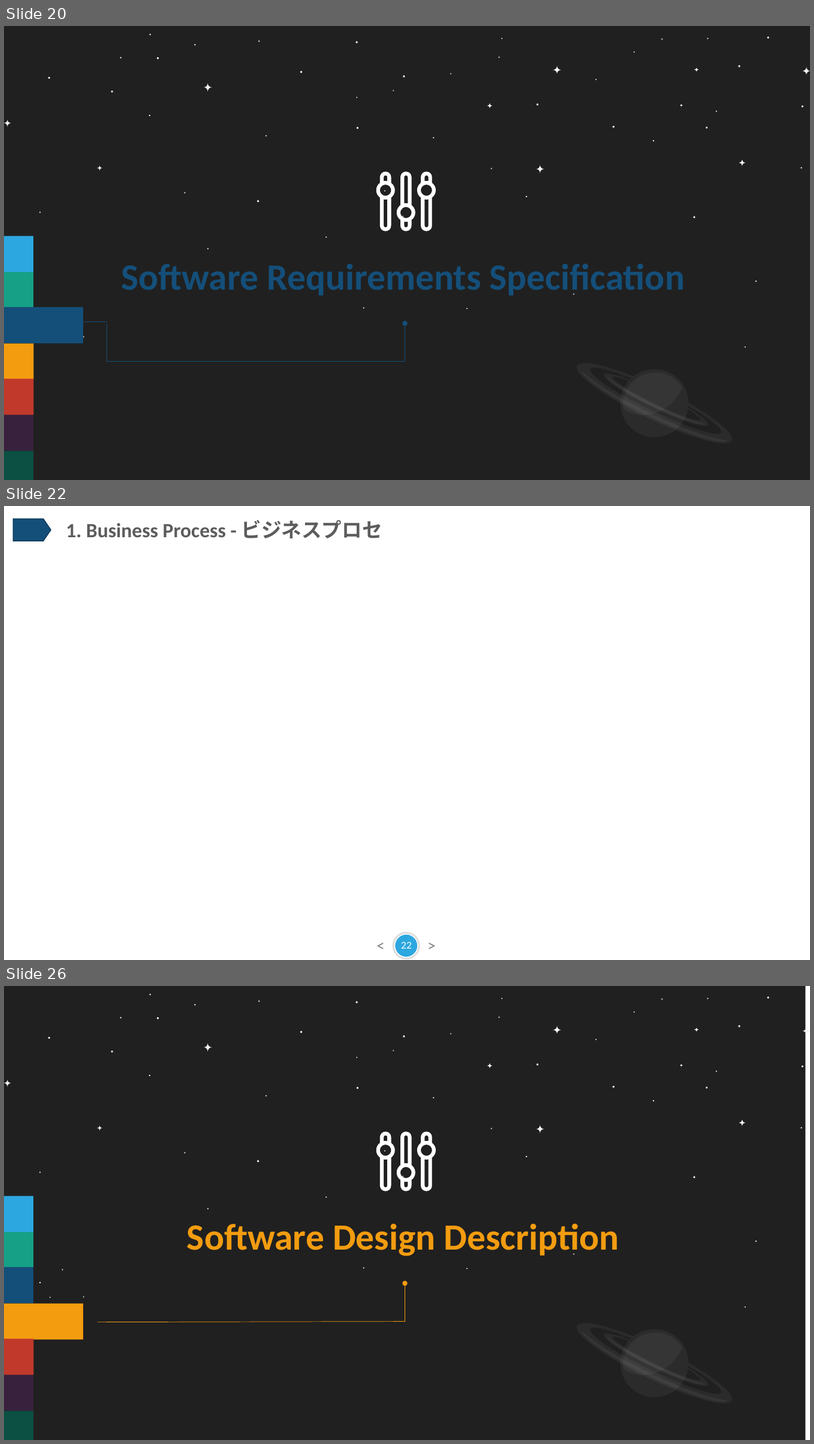
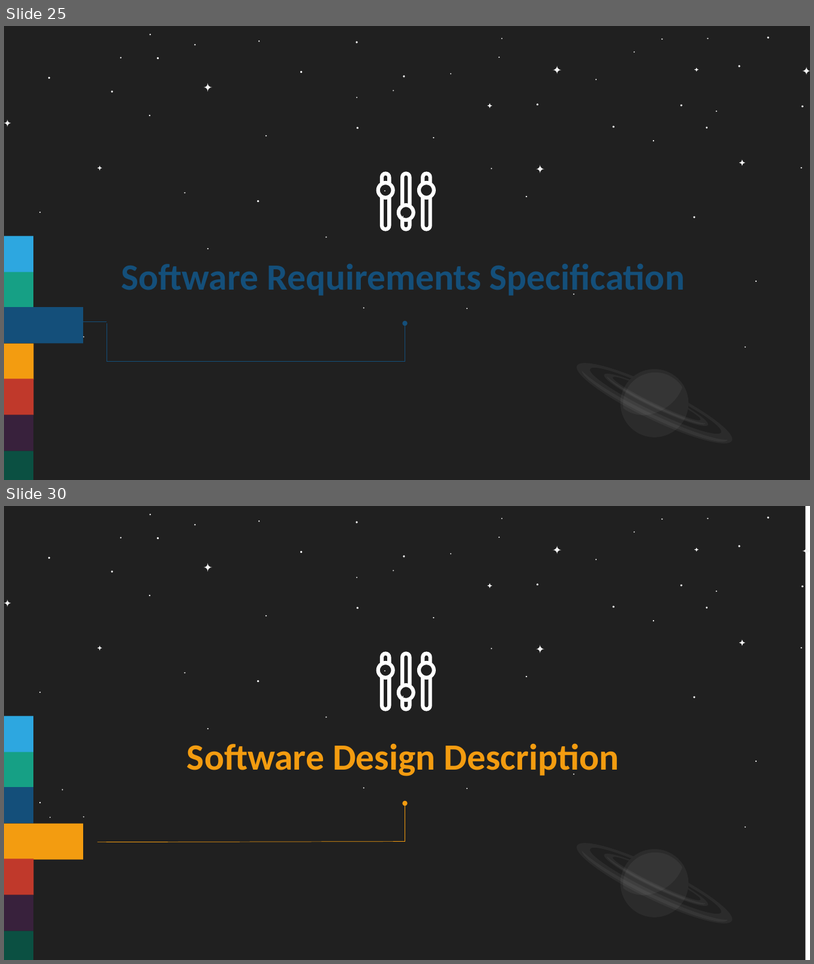
Before and after one commit to sangnvus/201609JS02, a slide deck: WIP/Documents/Report/Final Report/BSN_Slide Presentation.pptx. Shown one above the other, each under a label of ours: slides 20, 22 and 26 before the commit, slides 25 and 30 after it; the slides between them are not shown. The pictures are 814x1444 and 814x964 pixels, drawn with LibreOffice and Linux fonts; fonts in the diff are those of the drawing. Boxes give left, top, right and bottom in pixels: in the first picture for what was removed or moved away, otherwise in the second. Text is boxed around its words. In the diff, an @@ line names an element or a change of style, - is before the commit and + after.

```diff
--- a/WIP/Documents/Report/Final Report/BSN_Slide Presentation.pptx
+++ b/WIP/Documents/Report/Final Report/BSN_Slide Presentation.pptx
@@ slide 22 removed at (4, 506, 810, 960), background #FFFFFF @@
@@ flow chart offpage connector removed at (14, 519, 51, 541) @@
@@ text removed at (66, 520, 383, 538) @@
-1. Business Process - ビジネスプロセ
@@ text removed at (324, 933, 489, 957) @@
-< >
@@ ellipse removed at (392, 931, 421, 960) @@
@@ ellipse removed at (395, 934, 418, 957) @@
@@ page number removed at (401, 942, 412, 948) @@
-22
@@ what was slide 20 is now slide 25 @@
@@ what was slide 26 is now slide 30 @@
```
Also in this commit, not shown: 8 slides changed, 5 slides added, 9 other files.
